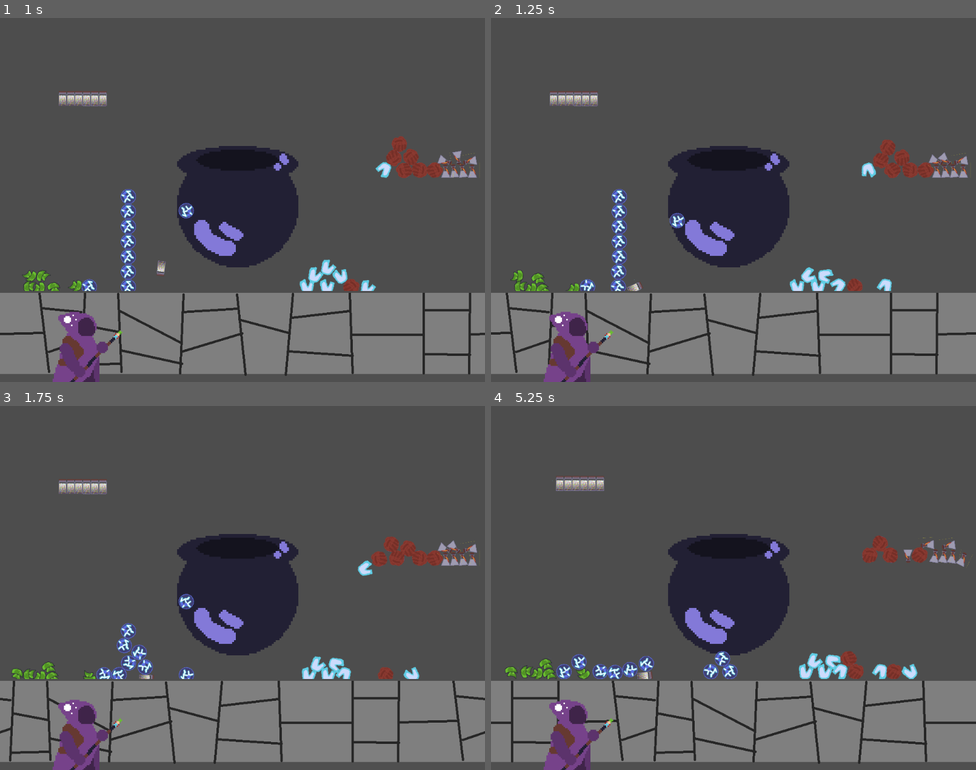
Above: before the commit, frames 1-4 (two rows, left to right).
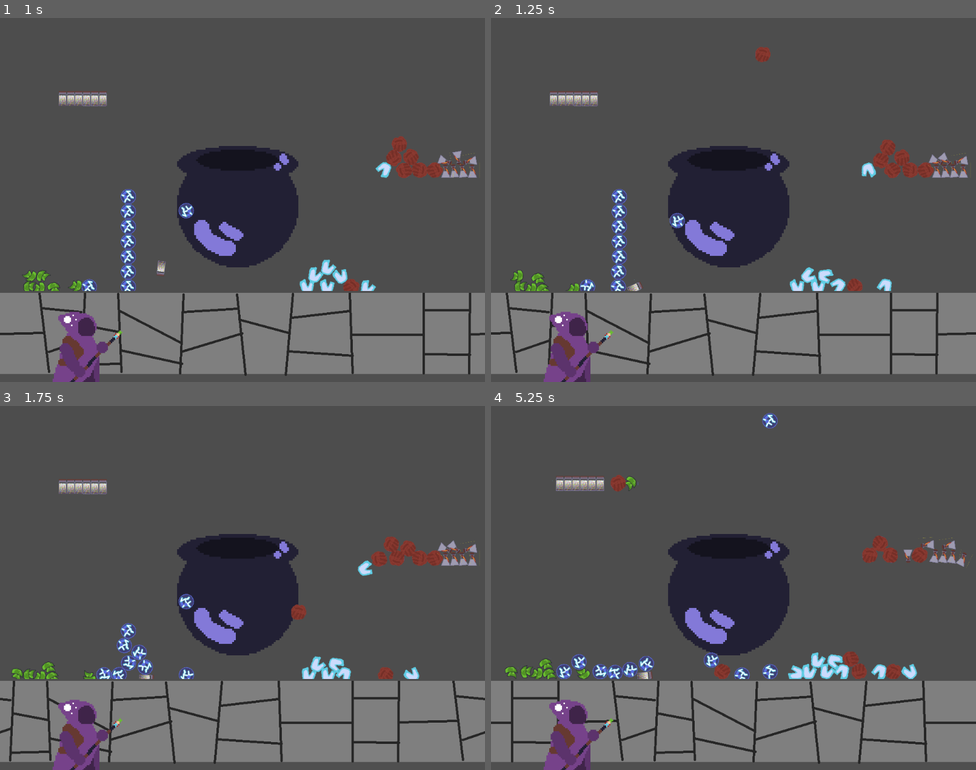
Above: after the commit, the same moments.

Repository: Mr-GEM-Bones/Cauldron-Game
Game: Godot game, scene res://Scenes/main/main.tscn
Two runs of this game, one before a commit and one after it. Both use one fixed random seed, a clock stepped at 60 frames per second and the inputs below.
Inputs (mouse positions are in pixels of both pictures, inside the frame that each line leads up to):
- Up to frame 1 (1 s): tap Enter at 0.5 s; drag from (121, 98) to (237, 210) at 0.52 s
- Up to frame 2 (1.25 s): no input
- Up to frame 3 (1.75 s): drag from (126, 584) to (237, 598) at 1.27 s
- Up to frame 4 (5.25 s): move the mouse to (621, 649) at 2.02 s; hold Left (ui_left) 2.03-2.75 s; tap T at 2.1, 5.1 s; click (621, 649) at 2.17 s; drag from (607, 660) to (588, 533) at 2.77 s; drag from (655, 675) to (728, 598) at 3.52 s; drag from (694, 675) to (728, 598) at 4.27 s; move the mouse to (626, 671) at 5.02 s; hold Right (ui_right) from 5.03 s (still down); click (626, 671) at 5.17 s

Frame 1 is identical in both runs. In frame 2, 0.1% of the frame differs, in the area x 54-58%, y 8-13%; in frame 3, 0.1%; in frame 4, 1.5%, in the area x 24-88%, y 1-75%.

Commit message:
Ingredient Spawn
-Made the function to spawn ingredient
-added temporary random spawning of ingredients.

Diff:
--- a/Scenes/BackLab/Cauldron.gd
+++ b/Scenes/BackLab/Cauldron.gd
@@ -8,7 +8,6 @@
 #var gravity = ProjectSettings.get_setting("physics/2d/default_gravity")
 
 var cauldron_content = []
-#var recipe = ["pearl","bluecrystal"]
 @onready var Recipes = $Recipes
 
 var potion				#Holds the instantiated potion before adding it to the tree. Make sure to free it before instantiating a new one.
@@ -18,6 +17,10 @@
 var is_brewing = false
 var potion_brewing_timer = 0		#Current Brew time.
 var brew_time		#Set time for brew to be done.
+
+#DELETE
+var spawn_ingredient_timer = 0
+var spawn_ingredient_time = 1
 
 func _ready():
 	pass#Recipes = $Recipes
@@ -31,6 +34,15 @@
 		#potion_delay_timer += delta
 		##$ProgressBar.value = potion_delay_timer
 
+	#REMOVE! For testing, spawns randomingredients.
+	if spawn_ingredient_timer >= spawn_ingredient_time:
+		var size = Recipes._ingredients.size()
+		var ing_key = Recipes._ingredients.keys()[randi() % size]
+		SpawnIngredient(ing_key)
+		spawn_ingredient_timer = 0
+	else:
+		spawn_ingredient_timer += delta
+
 	#Timer for brewing potion.
 	if is_brewing:
 		if potion_brewing_timer>=brew_time:
@@ -41,7 +53,28 @@
 			potion_brewing_timer+=delta
 			$ProgressBar.value = potion_brewing_timer
 
+func SpawnIngredient(ing):
+	#instantiate
+	var ingredient = load(Recipes._ingredients[ing]).instantiate()
 
+	#get random location in path.
+	var spawnlocation = get_node("SpawnItem/SpawnLocation")
+	spawnlocation.progress_ratio = randf()
+
+	#set direction to be perpendicular.
+	var direction = spawnlocation.rotation + PI / 2
+
+	#Set ingredient position.
+	ingredient.position = spawnlocation.position
+
+	#add randomness to the direction
+	direction += randf_range(-PI / 3, PI / 3)
+
+	#velocity
+	var velocity = Vector2(300.0,0.0)
+	ingredient.linear_velocity = velocity.rotated(direction)
+	add_child(ingredient)
+	ingredient.just_produced()
 
 func _on_area_2d_body_entered(body):
 	#checks if the item can be used in the Cauldron. (newly produced potions should not.)
--- a/Scenes/BackLab/Recipes.gd
+++ b/Scenes/BackLab/Recipes.gd
@@ -10,6 +10,16 @@
 	"harvest":["bluecrystal","slime"],
 	"defense":["pearl","beard"],
 	"mana":["glitter","bluecrystal"]
+}
+
+var _ingredients = {
+	"beard":"res://Scenes/Items/Ingredient/BeardOfDwarf.tscn",
+	"bluecrystal":"res://Scenes/Items/Ingredient/BlueCrystal.tscn",
+	"glitter":"res://Scenes/Items/Ingredient/Glitter.tscn",
+	"acid":"res://Scenes/Items/Ingredient/HydrochloricAcid.tscn",
+	"money":"res://Scenes/Items/Ingredient/Money.tscn",
+	"pearl":"res://Scenes/Items/Ingredient/PearlofZeus.tscn",
+	"slime":"res://Scenes/Items/Ingredient/SlimeTeeth.tscn"
 }
 
 var _potions = {
--- a/Scenes/BackLab/back_lab.tscn
+++ b/Scenes/BackLab/back_lab.tscn
@@ -28,6 +28,12 @@
 [sub_resource type="StyleBoxFlat" id="StyleBoxFlat_kpbch"]
 bg_color = Color(0.831373, 0.494118, 0.447059, 1)
 
+[sub_resource type="Curve2D" id="Curve2D_exiy6"]
+_data = {
+"points": PackedVector2Array(0, 0, 0, 0, -180, -405, 0, 0, 0, 0, 100, -405)
+}
+point_count = 2
+
 [sub_resource type="RectangleShape2D" id="RectangleShape2D_dx8qp"]
 size = Vector2(31, 655)
 
@@ -102,6 +108,12 @@
 theme_override_styles/fill = SubResource("StyleBoxFlat_kpbch")
 max_value = 1.0
 
+[node name="SpawnItem" type="Path2D" parent="Backpack/Cauldron"]
+curve = SubResource("Curve2D_exiy6")
+
+[node name="SpawnLocation" type="PathFollow2D" parent="Backpack/Cauldron/SpawnItem"]
+position = Vector2(-180, -405)
+
 [node name="CollisionShape2D" type="CollisionShape2D" parent="Backpack"]
 position = Vector2(5.5, 317.5)
 shape = SubResource("RectangleShape2D_dx8qp")
--- a/Scenes/Items/Item.gd
+++ b/Scenes/Items/Item.gd
@@ -3,6 +3,7 @@
 @export var mouse_drag_scale = 30
 
 @export var ingredient = "A"
+var _just_produced_timer = 4.0
 
 var _is_held = false
 var _can_cauldron = true  #makes it able to interact with cauldron.
@@ -45,3 +46,16 @@
 #		state.linear_velocity *= mouse_drag_scale
 		state.apply_central_impulse(mouse_drag_scale*(get_global_mouse_position()-global_position)-state.linear_velocity)
 		#print("Velocity: ", linearvelocity)
+
+func just_produced():
+	#this function makes sure that the potion does not interact with the cauldron.
+	_can_cauldron = false
+	collision_mask = 3
+	await get_tree().create_timer(_just_produced_timer).timeout
+	available()
+
+func available():
+	#this function sets everything to available when the potion can interact.
+	#TODO optional, if the player catches the potion in the air, it can interact with cauldron, so run this.
+	_can_cauldron = true
+	collision_mask = 7
--- a/Scenes/Items/Potion.gd
+++ b/Scenes/Items/Potion.gd
@@ -1,6 +1,6 @@
 extends "res://Scenes/Items/Item.gd"
 
-var _just_produced_timer = 4.0
+
 @export var brew_time = 5.0
 
 # Called when the node enters the scene tree for the first time.
@@ -11,17 +11,3 @@
 # Called every frame. 'delta' is the elapsed time since the previous frame.
 func _process(delta):
 	pass
-
-
-func just_produced():
-	#this function makes sure that the potion does not interact with the cauldron.
-	_can_cauldron = false
-	collision_mask = 3
-	await get_tree().create_timer(_just_produced_timer).timeout
-	available()
-
-func available():
-	#this function sets everything to available when the potion can interact.
-	#TODO optional, if the player catches the potion in the air, it can interact with cauldron, so run this.
-	_can_cauldron = true
-	collision_mask = 7
Not shown: 1 places in Scenes/BackLab/back_lab.tscn that only renumber resources
